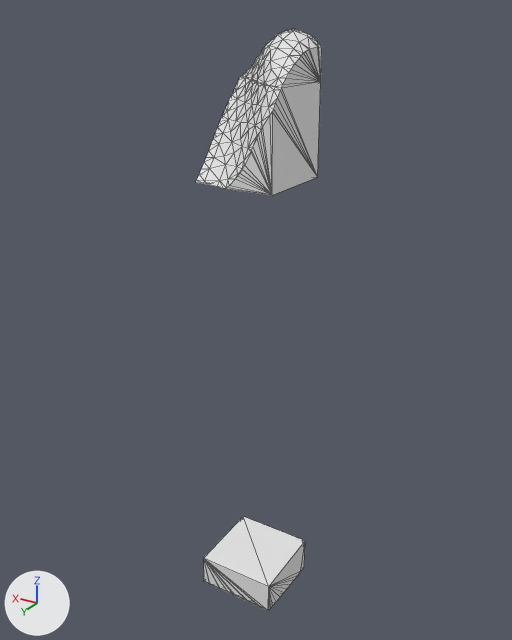
The glTF model assets/terrain/surface_pieces/surf_18_3.glb as it was, and as the next commit left it.
Camera for both pictures: a camera (50 mm lens) standing at (-37.13, 125.1, -16.83) and looking at (-17.22, 91.92, -33.42). Lighting does not change. The marker at lower left points along +X, +Y and +Z. The first picture is the older version. Mesh edges are drawn as thin lines. Where no turn or scale is listed for an object, it has been applied to the vertices.

Objects in the first picture: 'layer_0', 'layer_1', 'layer_7'.
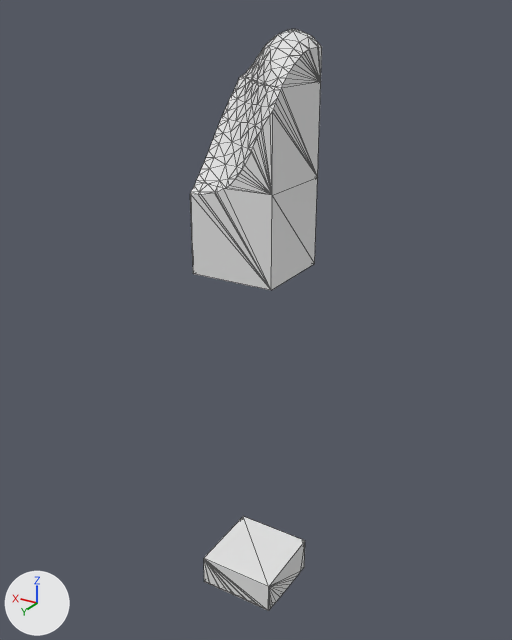
Diff of the bpy script that builds the scene:
```diff
--- a/assets/terrain/surface_pieces/surf_18_3.glb.py
+++ b/assets/terrain/surface_pieces/surf_18_3.glb.py
@@ me_layer_2 @@
+me_layer_2.from_pydata(...)  # 22 vertices, 40 faces; spans x -20.0..-15.0, y 90.0..95.0, z -30.0..-25.0
@@ ob_layer_2 @@
+ob_layer_2 = bpy.data.objects.new('layer_2', me_layer_2)
+ob_layer_2.location = (0.0, 0.0, 0.0)
```

Where the change shows, as pixel boxes (x1, y1, x2, y2) in the pictures (512 x 640 px):
'layer_2', added: after (190, 178, 317, 290)
